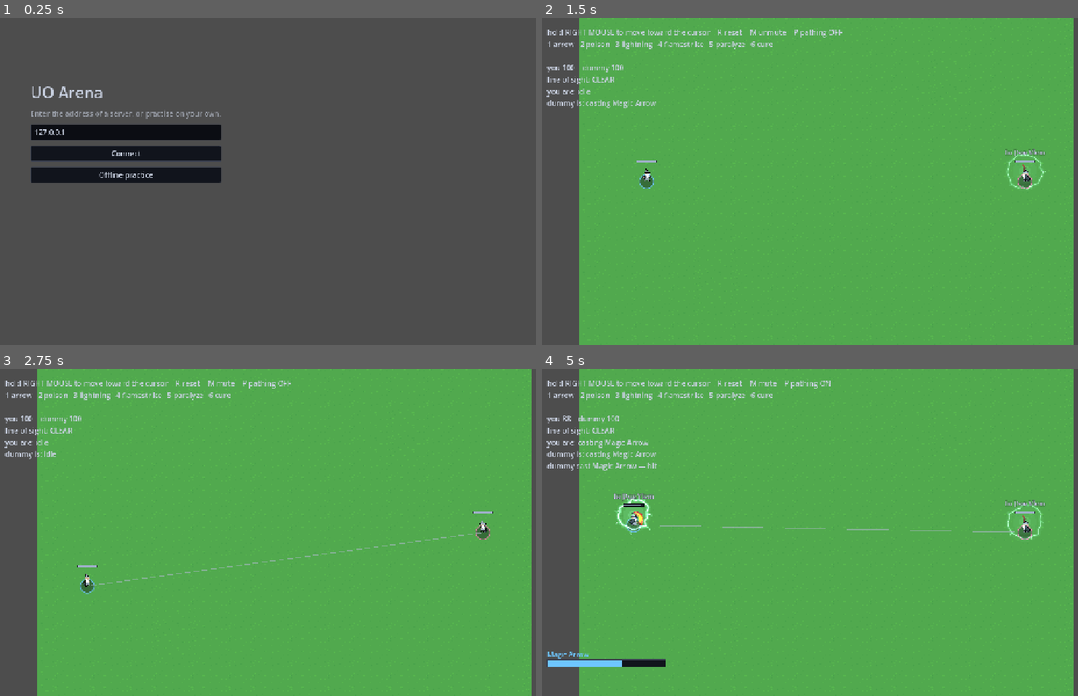
Above: before the commit, frames 1-4 (two rows, left to right).
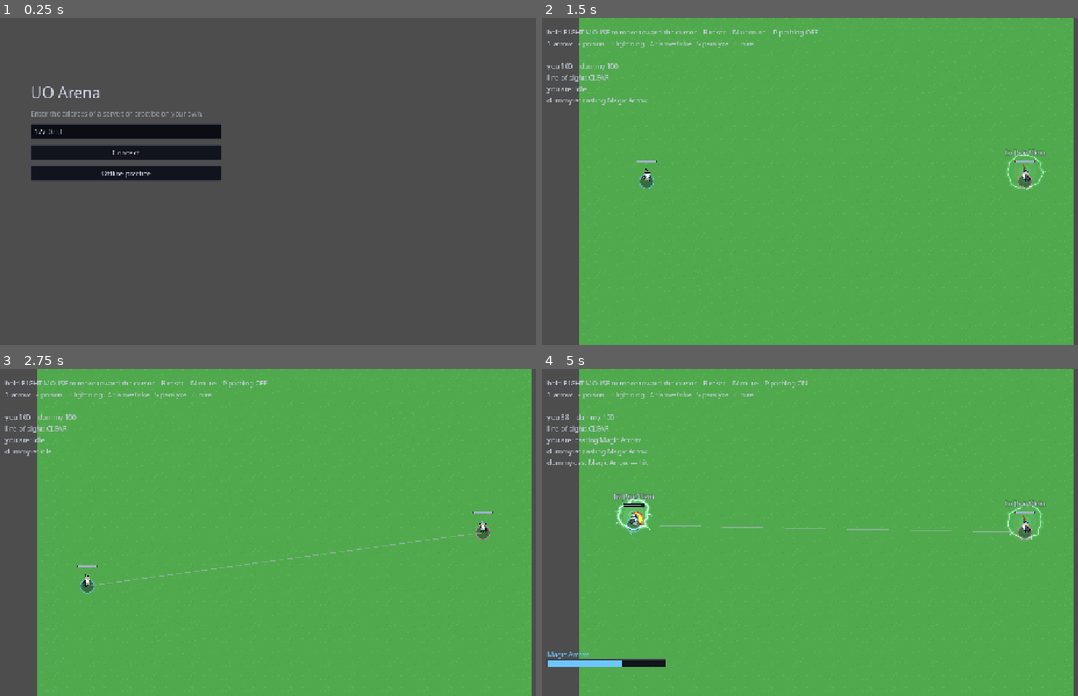
Above: after the commit, the same moments.

Repository: sirdeaz/uo-arena
Game: Godot game, scene res://autoload/boot.tscn
Two runs of this game, one before a commit and one after it. Both use one fixed random seed, a clock stepped at 60 frames per second and the inputs below.
Inputs (mouse positions are in pixels of both pictures, inside the frame that each line leads up to):
- Up to frame 1 (0.25 s): no input
- Up to frame 2 (1.5 s): click "Offline practice" at 0.5 s; tap Enter at 1.25 s; move the mouse to (954, 165) at 1.27 s; hold D from 1.28 s (still down); tap M at 1.35 s; click (954, 165) at 1.42 s
- Up to frame 3 (2.75 s): move the mouse to (166, 548) at 2.02 s; release D at 2.03 s; hold S from 2.03 s (still down); tap R at 2.1 s
- Up to frame 4 (5 s): move the mouse to (885, 460) at 2.77 s; release S at 2.78 s; hold D 2.78-3.53 s; tap P at 2.85 s; move the mouse to (799, 597) at 3.52 s; hold W 3.53-4.28 s; tap 2 at 3.6 s; click (799, 597) at 3.67 s; move the mouse to (1002, 581) at 4.27 s; hold A from 4.28 s (still down); tap 1 at 4.35 s

The runs differ from the first frame. In frame 1, 1.4% of the frame differs, in the area x 5-42%, y 20-51%; in frame 2, 1.6%; in frame 3, 1.4%; in frame 4, 2.0%, in the area x 0-54%, y 3-89%.

Commit message:
Resolve the cast bar caption font through a project UI theme (#19)
`cast_bar_ui.gd` reached for `get_theme_default_font()` (→ ThemeDB's
bundled Open Sans) and a hardcoded `font_size = 15`. Add
`client/ui/ui_theme.tres` — a `SystemFont` sans stack + `default_font_size`
— and wire it as `project.godot`'s `gui/theme/custom`, so every Control
resolves its font and base size through one editable resource. The cast
bar now reads both from the theme. Swapping in a bundled UI face later is
a one-line edit to that `.tres`.

Finishes #19 — the join-menu part landed in #47.

Co-Authored-By: Claude Sonnet 5 <noreply@anthropic.com>
Claude-Session: https://claude.ai/code/session_01EBbgW8GKKF1Av5zuZLnFfU

Diff:
--- a/client/cast_bar_ui.gd
+++ b/client/cast_bar_ui.gd
@@ -71,8 +71,10 @@
 		return
 
 	var track := Rect2(Vector2.ZERO, size)
+	# Font and size come from the project UI theme (`client/ui/ui_theme.tres`), not a
+	# hardcoded number and `ThemeDB`'s bundled fallback.
 	var font := get_theme_default_font()
-	var font_size := 15
+	var font_size := get_theme_default_font_size()
 
 	match _state.current_state:
 		EntityState.State.CASTING:
--- /dev/null
+++ b/client/ui/ui_theme.tres
@@ -0,0 +1,15 @@
+; The project-wide UI theme. Applied via project.godot's `gui/theme/custom`, so every
+; Control — the cast bar, the HUD readout, the join menu — resolves its font and base
+; size through here rather than falling through to `ThemeDB`'s bundled default. Swapping
+; in a bundled UI face later is a one-line change to this file.
+;
+; The mantra face (Uncial) is deliberately not here — that is a character speaking, set
+; on `client/spell_visuals.gd`, and interface text is not.
+[gd_resource type="Theme" load_steps=2 format=3]
+
+[sub_resource type="SystemFont" id="SystemFont_ui"]
+font_names = PackedStringArray("Inter", "Noto Sans", "DejaVu Sans", "Arial", "sans-serif")
+
+[resource]
+default_font = SubResource("SystemFont_ui")
+default_font_size = 15
--- a/project.godot
+++ b/project.godot
@@ -31,6 +31,10 @@
 window/size/viewport_height=720
 window/stretch/mode="canvas_items"
 
+[gui]
+
+theme/custom="res://client/ui/ui_theme.tres"
+
 [layer_names]
 
 2d_physics/layer_1="players"
